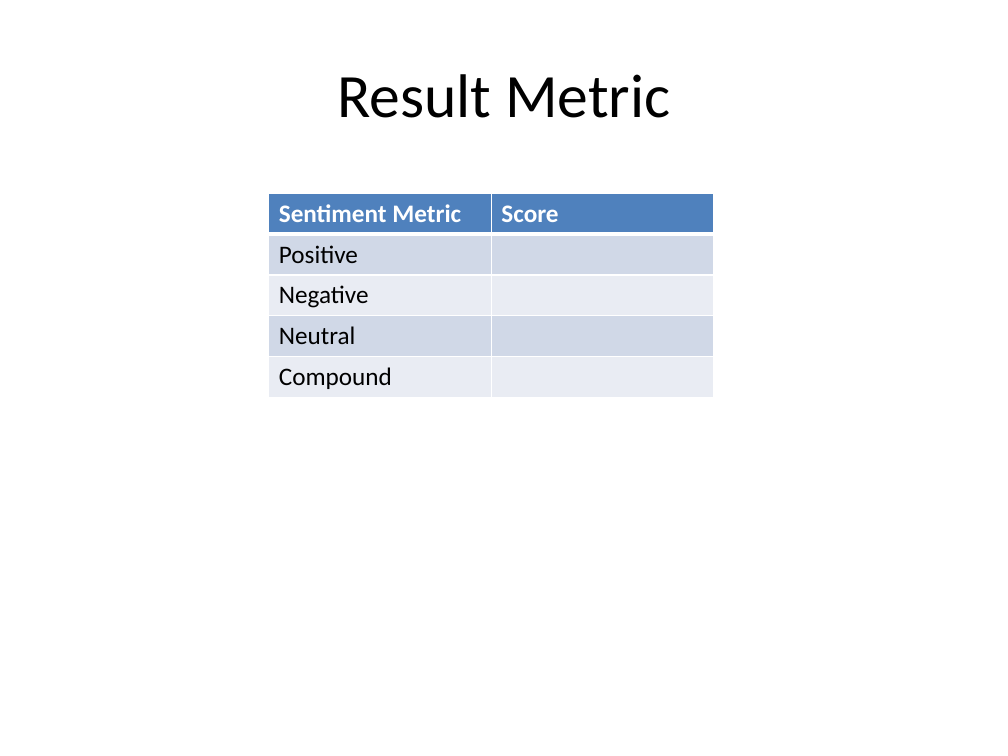
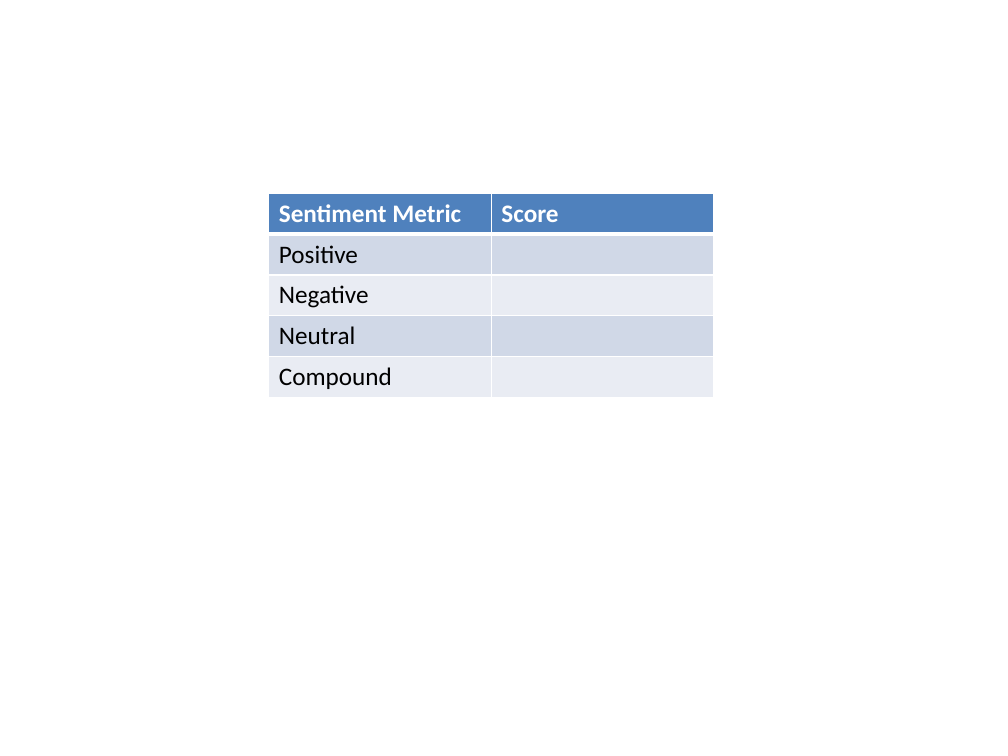
Before and after one commit to goyalneha269/sentiment, a slide deck: slide 4 of sentiment Analysis.pptx (slide 8 before the commit). Drawn at 1008x756 pixels with LibreOffice and Linux fonts; fonts in the diff are those of the drawing. Boxes give left, top, right and bottom in pixels: in the first picture for what was removed or moved away, otherwise in the second. Text is boxed around its words. In the diff, an @@ line names an element or a change of style, - is before the commit and + after.

```diff
--- a/sentiment Analysis.pptx
+++ b/sentiment Analysis.pptx
@@ title removed at bbox=[337, 74, 670, 118] @@
-Result Metric
```
Also in this commit, not shown: 1 other slide changed, 1 slide added, 8 slides removed.
